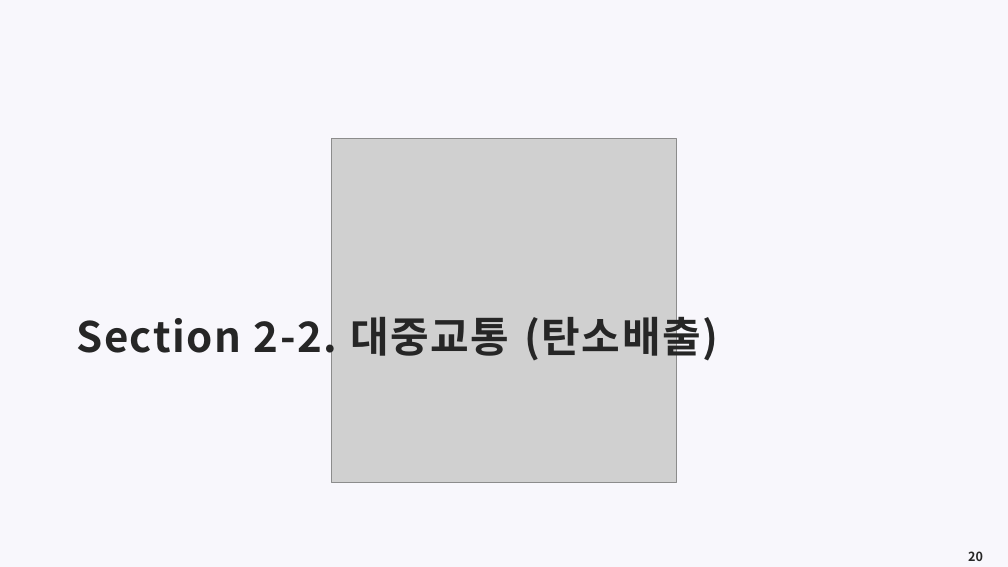
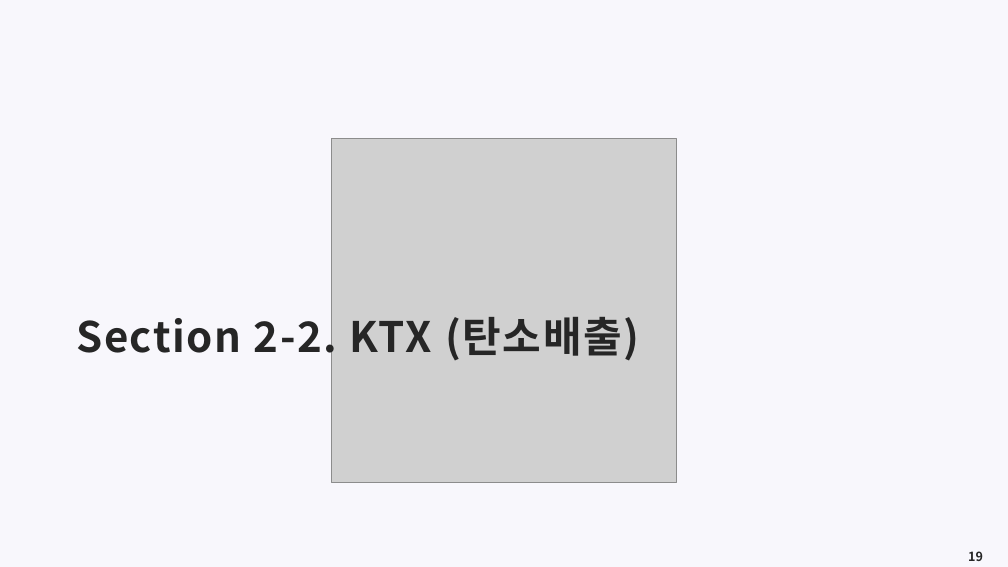
Before and after one commit to meandthey/Teaching, a slide deck: slide 19 of 생활속의 경제/01_Lectures/생활속의 경제_(에너지경제)_2.pptx (slide 20 before the commit). Drawn at 1008x567 pixels with LibreOffice and Linux fonts; fonts in the diff are those of the drawing; grey boxes stand for pictures. Boxes give left, top, right and bottom in pixels: in the first picture for what was removed or moved away, otherwise in the second. Text is boxed around its words. In the diff, an @@ line names an element or a change of style, - is before the commit and + after.

```diff
--- a/생활속의 경제/01_Lectures/생활속의 경제_(에너지경제)_2.pptx
+++ b/생활속의 경제/01_Lectures/생활속의 경제_(에너지경제)_2.pptx
@@ title at box(76, 310, 639, 363): text changed @@
-Section 2-2. 대중교통 (탄소배출)
+Section 2-2. KTX (탄소배출)
@@ page number at box(968, 551, 983, 561): text changed @@
-20
+19
```
Also in this commit, not shown: 17 other slides changed, 3 slides added, 7 slides removed, 2 other files.
